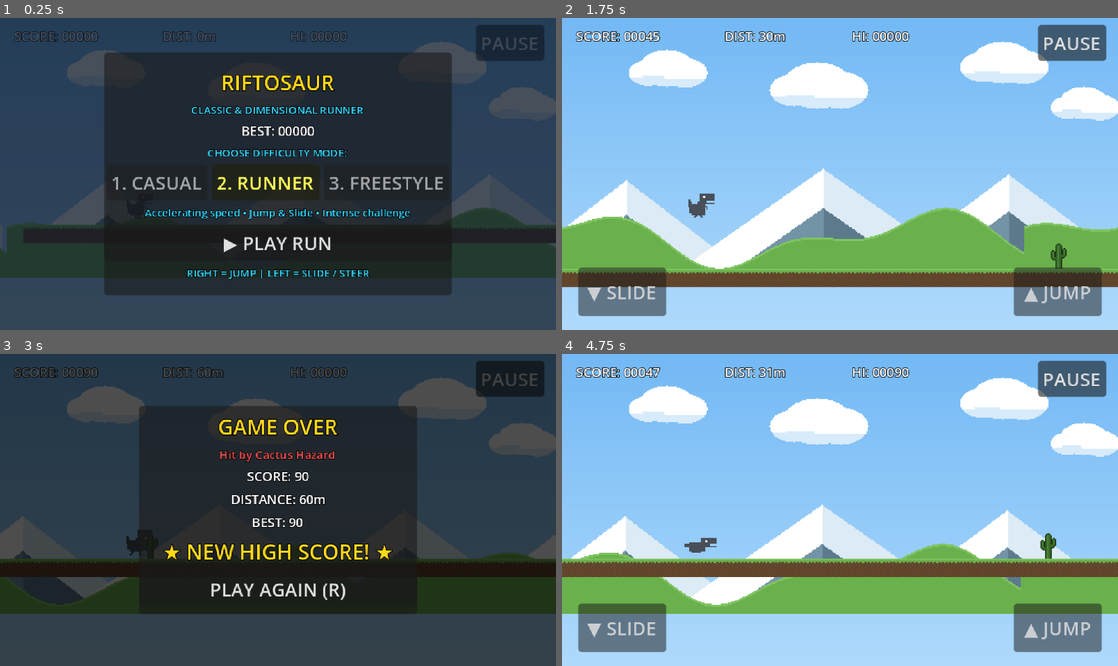
Above: before the commit, frames 1-4 (two rows, left to right).
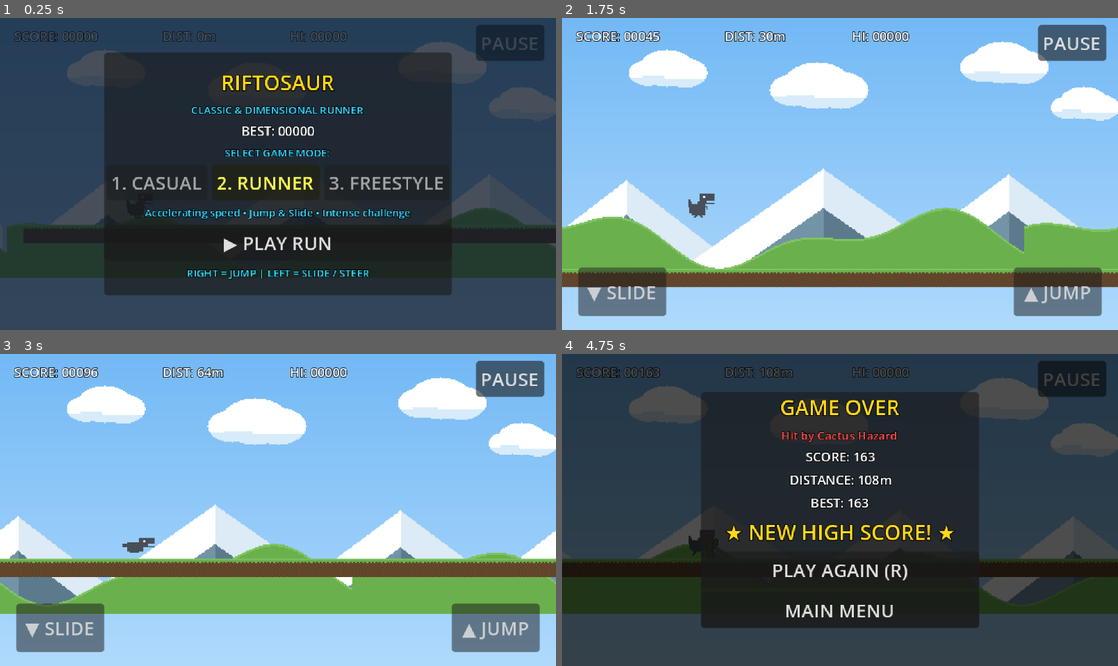
Above: after the commit, the same moments.

Repository: lam3y35/riftosaur-pixel-adventure
Game: Godot game, scene res://scenes/main/main.tscn
Two runs of this game, one before a commit and one after it. Both use one fixed random seed, a clock stepped at 60 frames per second and the inputs below.
Inputs (mouse positions are in pixels of both pictures, inside the frame that each line leads up to):
- Up to frame 1 (0.25 s): no input
- Up to frame 2 (1.75 s): click "▶ PLAY RUN" at 0.5 s; tap Enter (ui_accept) at 1.25 s; move the mouse to (962, 158) at 1.27 s; hold Right (ui_right) from 1.28 s (still down); hold Down (slide) from 1.28 s (still down); click (962, 158) at 1.42 s; tap Space (jump) at 1.52, 1.55 s
- Up to frame 3 (3 s): tap Space (jump) at 1.82 s; release Right (ui_right) at 2 s; release Down (slide) at 2 s; drag from (166, 525) to (417, 547) at 2.02 s; move the mouse to (333, 441) at 2.77 s; hold Left (ui_left) from 2.78 s (still down); hold Down (slide) from 2.78 s (still down)
- Up to frame 4 (4.75 s): tap Space (jump) at 3.05 s; release Left (ui_left) at 3.5 s; release Down (slide) at 3.5 s; click (840, 572) at 3.5 s, where only the run before the commit has a clickable "PLAY AGAIN (R)"; drag from (812, 572) to (673, 463) at 4.27 s

The runs differ from the first frame. In frame 1, 0.4% of the frame differs, in the area x 37-63%, y 42-45%; in frame 2, 0.1%; in frame 3, 100%, in the area x 0-100%, y 0-100%; in frame 4, 100%.

Commit message:
Resolve Playtest #2 feedback: separate steer and duck buttons, eliminate instant restart death, and add main menu navigation

Diff:
--- a/scenes/ui/hud.tscn
+++ b/scenes/ui/hud.tscn
@@ -107,7 +107,7 @@
 anchor_bottom = 1.0
 offset_left = 14.0
 offset_top = -54.0
-offset_right = 60.0
+offset_right = 64.0
 offset_bottom = -12.0
 grow_vertical = 0
 text = "◀"
@@ -119,9 +119,9 @@
 anchors_preset = 2
 anchor_top = 1.0
 anchor_bottom = 1.0
-offset_left = 68.0
+offset_left = 72.0
 offset_top = -54.0
-offset_right = 114.0
+offset_right = 122.0
 offset_bottom = -12.0
 grow_vertical = 0
 text = "▶"
@@ -199,7 +199,7 @@
 
 [node name="ModeLabel" type="Label" parent="StartMenu/Panel/VBox"]
 layout_mode = 2
-text = "CHOOSE DIFFICULTY MODE:"
+text = "SELECT GAME MODE:"
 label_settings = SubResource("LabelSettings_subtitle")
 horizontal_alignment = 1
 
@@ -262,10 +262,10 @@
 anchor_top = 0.5
 anchor_right = 0.5
 anchor_bottom = 0.5
-offset_left = -80.0
-offset_top = -60.0
-offset_right = 80.0
-offset_bottom = 60.0
+offset_left = -90.0
+offset_top = -75.0
+offset_right = 90.0
+offset_bottom = 75.0
 grow_horizontal = 2
 grow_vertical = 2
 
@@ -286,6 +286,10 @@
 [node name="RestartButton" type="Button" parent="PauseMenu/Panel/VBox"]
 layout_mode = 2
 text = "RESTART (R)"
+
+[node name="PauseMenuButton" type="Button" parent="PauseMenu/Panel/VBox"]
+layout_mode = 2
+text = "MAIN MENU"
 
 [node name="GameOverMenu" type="Control" parent="."]
 visible = false
@@ -315,9 +319,9 @@
 anchor_right = 0.5
 anchor_bottom = 0.5
 offset_left = -120.0
-offset_top = -90.0
+offset_top = -100.0
 offset_right = 120.0
-offset_bottom = 90.0
+offset_bottom = 100.0
 grow_horizontal = 2
 grow_vertical = 2
 
@@ -365,3 +369,7 @@
 [node name="RetryButton" type="Button" parent="GameOverMenu/Panel/VBox"]
 layout_mode = 2
 text = "PLAY AGAIN (R)"
+
+[node name="GameOverMenuButton" type="Button" parent="GameOverMenu/Panel/VBox"]
+layout_mode = 2
+text = "MAIN MENU"
--- a/scripts/gameplay/endless_runner.gd
+++ b/scripts/gameplay/endless_runner.gd
@@ -43,6 +43,7 @@
 	hud.pause_requested.connect(toggle_pause)
 	hud.resume_requested.connect(resume_game)
 	hud.retry_requested.connect(restart_run)
+	hud.menu_requested.connect(go_to_title_menu)
 
 	# Connect Player signals
 	player.died.connect(_on_player_died)
@@ -118,8 +119,9 @@
 	hud.update_hud(0, 0.0, save_service.get_best_score())
 
 func _reset_world_state() -> void:
-	# Clear previous chunks
+	# Immediately detach from scene tree to destroy all active colliders
 	for c in chunk_container.get_children():
+		chunk_container.remove_child(c)
 		c.queue_free()
 	chunk_pool.clear()
 
@@ -134,10 +136,10 @@
 	distance_m = 0.0
 	current_score = 0
 
-	# Spawn initial safe chunks
-	_spawn_chunk_by_index(0) # Chunk 1: Empty starter
-	_spawn_chunk_by_index(1) # Chunk 2: Single low
-	_spawn_chunk_by_index(0) # Chunk 3: Empty breather
+	# Spawn initial safe chunks: 0..960px is 100% open, guaranteed safe runway!
+	_spawn_chunk_by_index(0) # Chunk 1: Safe runway (0 to 480)
+	_spawn_chunk_by_index(0) # Chunk 2: Safe runway (480 to 960)
+	_spawn_chunk_by_index(1) # Chunk 3: First low hurdle (960 to 1440)
 
 func _physics_process(_delta: float) -> void:
 	if not is_game_started or is_game_over or is_paused:
@@ -239,6 +241,11 @@
 func restart_run() -> void:
 	start_new_run()
 
+func go_to_title_menu() -> void:
+	hud.hide_pause_menu()
+	hud.hide_game_over()
+	init_title_screen()
+
 func _on_hud_jump(pressed: bool) -> void:
 	if not is_game_started:
 		if pressed:
--- a/scripts/player/player.gd
+++ b/scripts/player/player.gd
@@ -20,6 +20,7 @@
 var slide_held: bool = false # Virtual/simulated slide hold flag for touch/tests
 var steer_input: float = 0.0 # -1.0 to 1.0 (Mode 3 Freestyle)
 var is_steer_enabled: bool = false
+var invulnerability_timer: float = 0.0 # Spawn shield protection
 var slide_timer: float = 0.0
 var run_anim_timer: float = 0.0
 
@@ -79,6 +80,9 @@
 
 func _update_timers(delta: float) -> void:
 	state_machine.update(delta)
+
+	if invulnerability_timer > 0.0:
+		invulnerability_timer = maxf(invulnerability_timer - delta, 0.0)
 
 	if jump_buffer_timer > 0.0:
 		jump_buffer_timer = maxf(jump_buffer_timer - delta, 0.0)
@@ -298,8 +302,10 @@
 	dust.global_position = global_position + Vector2(-6, 12)
 	get_parent().add_child(dust)
 
-func hit_hazard(cause: String = "Collision") -> void:
+func hit_hazard(cause: String = "Collision", force: bool = false) -> void:
 	if state_machine.current_state == PlayerStateMachine.State.DEAD:
+		return
+	if invulnerability_timer > 0.0 and not force:
 		return
 	last_cause_of_death = cause
 	state_machine.change_state(PlayerStateMachine.State.DEAD)
@@ -315,10 +321,12 @@
 	is_jump_holding = false
 	jump_held = false
 	slide_held = false
+	steer_input = 0.0
 	jump_buffer_timer = 0.0
 	coyote_timer = 0.0
 	jump_hold_timer = 0.0
 	slide_timer = 0.0
+	invulnerability_timer = 0.35 # Spawn shield against stale overlaps
 	_exit_slide()
 	if sprite:
 		sprite.rotation_degrees = 0.0
--- a/scripts/ui/hud.gd
+++ b/scripts/ui/hud.gd
@@ -9,6 +9,7 @@
 signal pause_requested()
 signal resume_requested()
 signal retry_requested()
+signal menu_requested()
 
 @onready var score_label: Label = $TopBar/ScoreLabel
 @onready var distance_label: Label = $TopBar/DistanceLabel
@@ -32,6 +33,7 @@
 @onready var pause_menu: Control = $PauseMenu
 @onready var resume_button: Button = $PauseMenu/Panel/VBox/ResumeButton
 @onready var restart_button: Button = $PauseMenu/Panel/VBox/RestartButton
+@onready var pause_menu_button: Button = $PauseMenu/Panel/VBox/PauseMenuButton
 
 @onready var game_over_menu: Control = $GameOverMenu
 @onready var cause_label: Label = $GameOverMenu/Panel/VBox/CauseLabel
@@ -40,6 +42,7 @@
 @onready var best_score_label: Label = $GameOverMenu/Panel/VBox/BestScoreLabel
 @onready var new_best_label: Label = $GameOverMenu/Panel/VBox/NewBestLabel
 @onready var retry_button: Button = $GameOverMenu/Panel/VBox/RetryButton
+@onready var game_over_menu_button: Button = $GameOverMenu/Panel/VBox/GameOverMenuButton
 
 var current_mode: int = 1 # 0 = Casual, 1 = Runner, 2 = Freestyle
 var retry_debounce: bool = false
@@ -56,11 +59,15 @@
 	resume_button.pressed.connect(_on_resume_button_pressed)
 	restart_button.pressed.connect(_on_restart_button_pressed)
 
+	# Main Menu navigation
+	pause_menu_button.pressed.connect(func(): menu_requested.emit())
+	game_over_menu_button.pressed.connect(func(): menu_requested.emit())
+
 	# Direct instant response on Retry Button
 	retry_button.button_down.connect(_on_retry_button_pressed)
 	retry_button.pressed.connect(_on_retry_button_pressed)
 
-	# Mode buttons
+	# Mode selection buttons
 	mode_casual_btn.pressed.connect(func(): select_mode(0))
 	mode_runner_btn.pressed.connect(func(): select_mode(1))
 	mode_freestyle_btn.pressed.connect(func(): select_mode(2))
@@ -92,21 +99,28 @@
 	mode_freestyle_btn.modulate = Color(1.2, 1.2, 0.4, 1.0) if mode == 2 else Color(1, 1, 1, 0.7)
 
 	match mode:
-		0:
+		0: # Casual
 			mode_desc_label.text = "Fixed speed • Only Jump • Relaxed classic play"
 			slide_button.visible = false
 			steer_left_btn.visible = false
 			steer_right_btn.visible = false
-		1:
+		1: # Runner
 			mode_desc_label.text = "Accelerating speed • Jump & Slide • Intense challenge"
 			slide_button.visible = true
+			slide_button.offset_left = 14.0
+			slide_button.offset_right = 90.0
+			slide_button.text = "▼ SLIDE"
 			steer_left_btn.visible = false
 			steer_right_btn.visible = false
-		2:
+		2: # Freestyle
 			mode_desc_label.text = "Steer Left/Right • Air control • Overcome hard puzzles"
-			slide_button.visible = true
 			steer_left_btn.visible = true
 			steer_right_btn.visible = true
+			slide_button.visible = true
+			# Reposition slide button to the right of steering buttons so there is ZERO overlap
+			slide_button.offset_left = 130.0
+			slide_button.offset_right = 196.0
+			slide_button.text = "▼ DUCK"
 
 func show_start_menu(best_score: int) -> void:
 	start_best_label.text = "BEST: %05d" % best_score
@@ -145,13 +159,11 @@
 	touch_controls.visible = true
 
 func _unhandled_input(event: InputEvent) -> void:
-	# If game over, pressing jump immediately retries
 	if game_over_menu.visible:
 		if event.is_action_pressed("jump"):
 			_on_retry_button_pressed()
 		return
 
-	# Touch screen gesture processing
 	if event is InputEventScreenTouch:
 		if event.pressed:
 			_handle_touch_down(event.index, event.position)
@@ -175,14 +187,17 @@
 			jump_touch_index = index
 			jump_requested.emit(true)
 	else:
-		# Strictly LEFT HALF = SLIDE / DIVE ZONE (or steering in mode 2)
-		if slide_touch_index == -1:
-			slide_touch_index = index
-			if current_mode != 0:
+		# In Casual mode, ignore left side touches (jump only)
+		if current_mode == 0:
+			return
+		# In Runner mode: tap or hold left side = Slide
+		if current_mode == 1:
+			if slide_touch_index == -1:
+				slide_touch_index = index
 				slide_requested.emit(true)
 
 func _handle_touch_drag(index: int, pos: Vector2) -> void:
-	if index == slide_touch_index and touch_start_positions.has(index):
+	if current_mode == 1 and index == slide_touch_index and touch_start_positions.has(index):
 		var start_pos: Vector2 = touch_start_positions[index]
 		var delta = pos - start_pos
 		if delta.y > SWIPE_THRESHOLD:
--- a/tests/unit/test_endless_runner.gd
+++ b/tests/unit/test_endless_runner.gd
@@ -84,7 +84,7 @@
 	runner.begin_run()
 
 	# Simulate death
-	runner.player.hit_hazard("Hit by Desert Cactus Rock")
+	runner.player.hit_hazard("Hit by Desert Cactus Rock", true)
 
 	if not runner.is_game_over:
 		_destroy_runner_world(w)
Not shown, changed: releases/SHA256SUMS.txt
Not shown, changed: docs/TEST_REPORT.md
Not shown, changed: docs/WORKLOG.md
